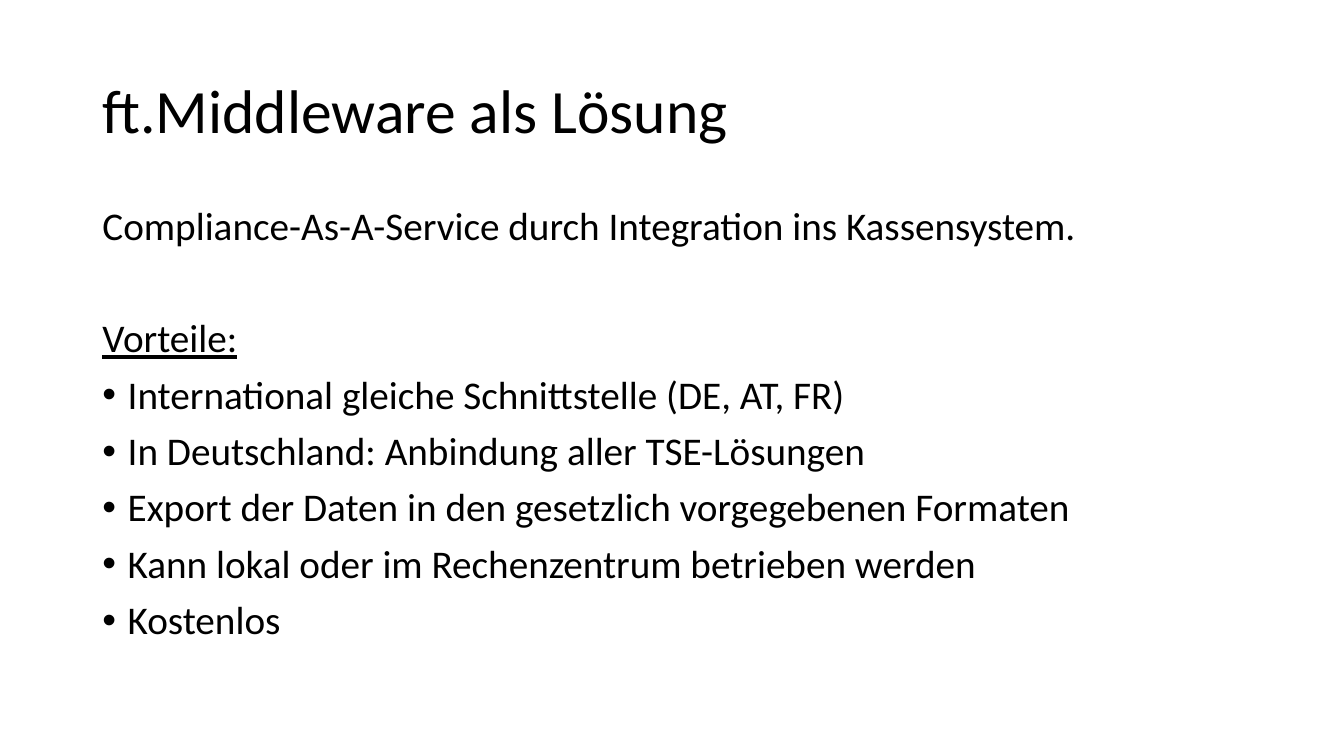
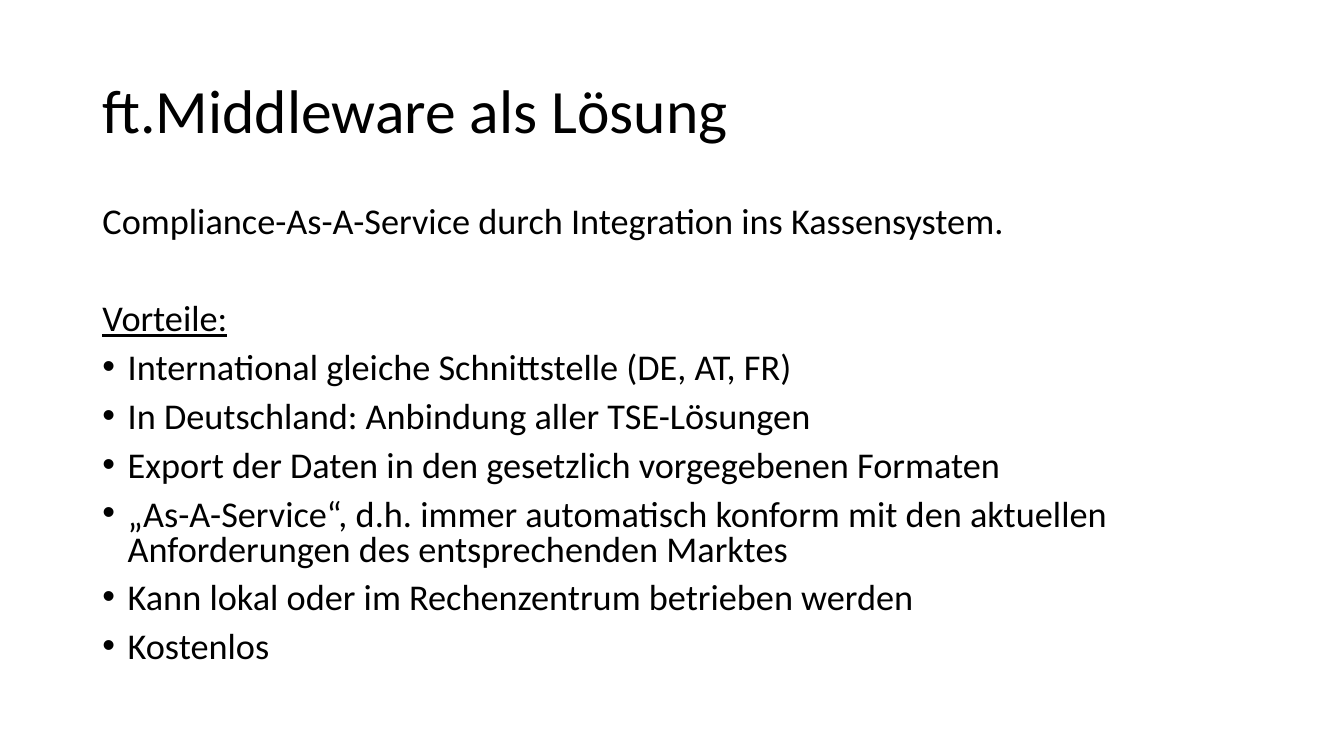
Before and after one commit to fiskaltrust/productdescription-de-doc, a slide deck: slide 5 of for-poscreators/presentation/onboarding_de.pptx. Drawn at 1344x756 pixels with LibreOffice and Linux fonts; fonts in the diff are those of the drawing. Boxes give left, top, right and bottom in pixels: in the first picture for what was removed or moved away, otherwise in the second. Text is boxed around its words. In the diff, an @@ line names an element or a change of style, - is before the commit and + after.

```diff
--- a/for-poscreators/presentation/onboarding_de.pptx
+++ b/for-poscreators/presentation/onboarding_de.pptx
@@ text at [102,208,1003,660]: size 28 to 25.9 pt in "Compliance-As-A-Service durch Integration ins Kassensystem.", "Vorteile:", "International gleiche Schnittstelle (DE, AT, FR)", "In Deutschland: Anbindung aller TSE-Lösungen" and 3 more places; line spacing 0.9 to 0.8 @@
@@ text at [128,501,1107,569]: paragraph added @@
+• „As-A-Service“, d.h. immer automatisch konform mit den aktuellen Anforderungen des entsprechenden Marktes
```
Also in this commit, not shown: 3 other slides changed, 2 other files.
